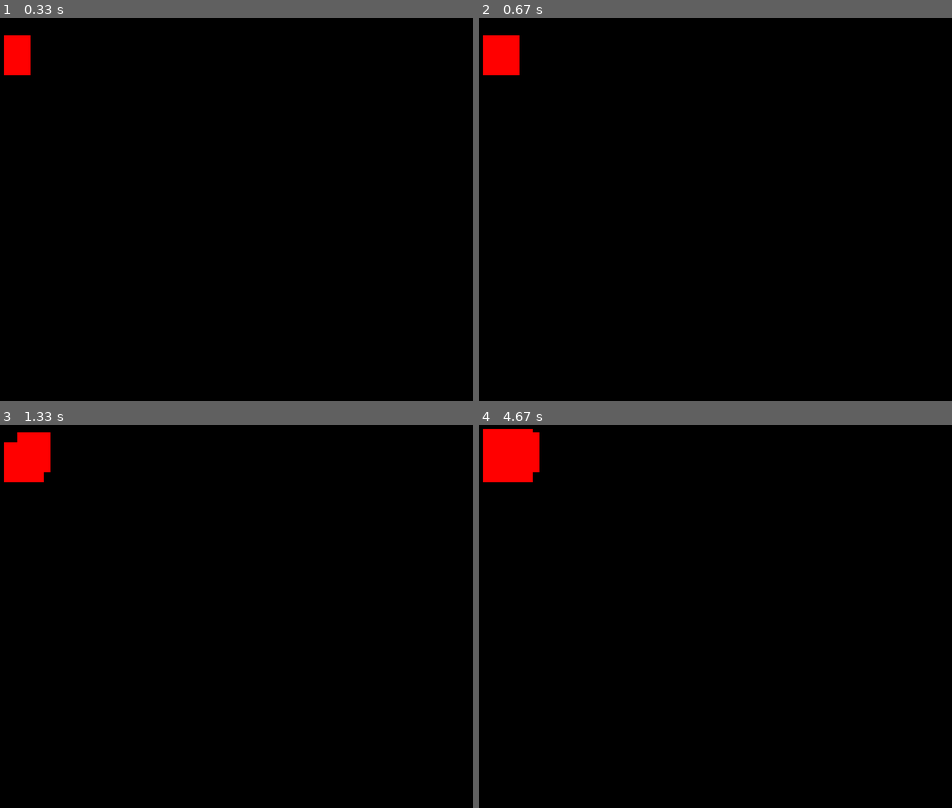
Above: before the commit, frames 1-4 (two rows, left to right).
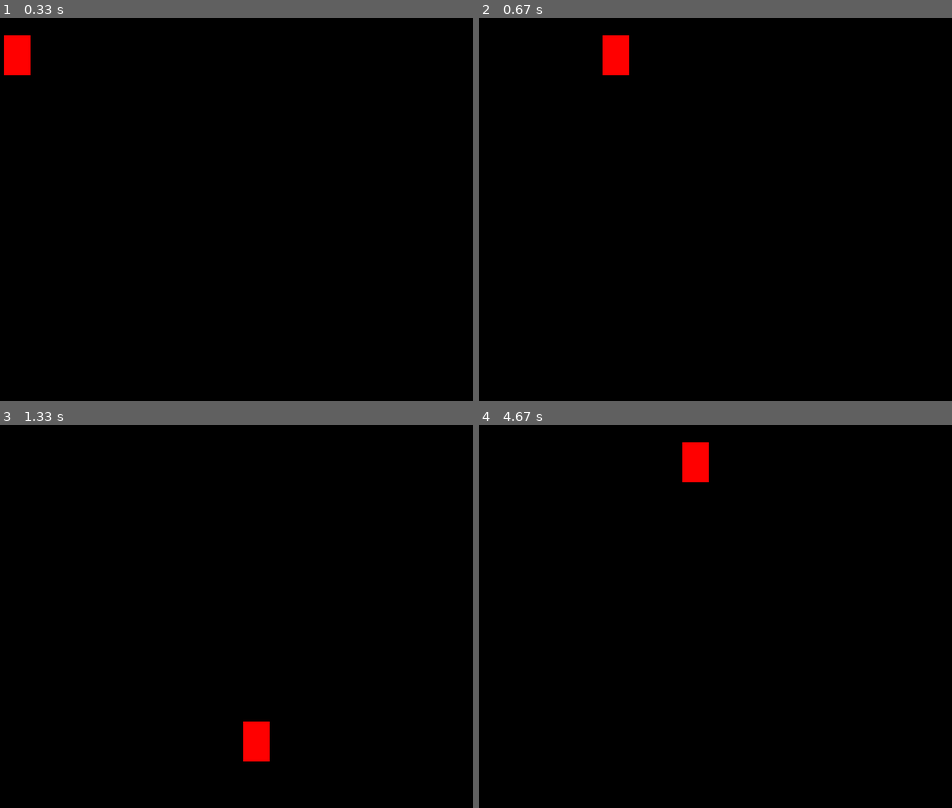
Above: after the commit, the same moments.

Repository: wedrownix/Symulator_fizyczny
Game: pygame game, started from Nauka_Pygame.py
The game is run twice, just before and just after one commit, with the same random seed, the same clock (stepped at 60 frames per second) and the same inputs.
Inputs:
- Up to frame 1 (0.33 s): no input
- Up to frame 2 (0.67 s): hold Right from 0.33 s (still down)
- Up to frame 3 (1.33 s): release Right at 0.8 s; hold Up 0.83-1.13 s; hold Right from 1.17 s (still down)
- Up to frame 4 (4.67 s): release Right at 1.63 s; hold Left 1.67-2.2 s; hold Down 2.23-2.53 s; hold Left 2.57-2.97 s; hold Up 3-3.37 s; hold Right 3.4-4.03 s; hold Down 4.07-4.43 s; hold Left from 4.47 s (still down)

Frame 1 is identical in both runs. In frame 2, 1.4% of the frame differs, in the area x 0-32%, y 4-15%; in frame 3, 1.8%; in frame 4, 2.2%, in the area x 0-49%, y 1-15%.

Commit message:
Umożliwiłem teleportację przez granice ekranu

Diff:
--- a/Nauka_Pygame.py
+++ b/Nauka_Pygame.py
@@ -4,7 +4,9 @@
 pygame.init()
 
 #TWORZENIE OKNA, nasz win
-win = pygame.display.set_mode((800,600))
+screen_width = 800
+screen_height = 600
+win = pygame.display.set_mode((screen_width,screen_height))
 
 pygame.display.set_caption("Nauka_Pygame")
 screen = pygame.display.set_mode((800,600))
@@ -15,7 +17,7 @@
 y = 50
 width = 40
 height = 60
-vel = 5
+vel = 60
 
 #MAIN LOOP
 
@@ -38,7 +40,16 @@
         y -= vel
     if keys[pygame.K_DOWN]:
         y += vel
-
+    #Pilnowanie granic ekranu
+    if x >= screen_width:
+        x -= screen_width
+    if y >= screen_height:
+        y -= screen_height
+    if x < 0:
+        x += screen_width
+    if y < 0:
+        y += screen_height
+    win.fill((0,0,0))
     #DODAWANIE prostokąta - kolory są RGB
     pygame.draw.rect(win, (255,0,0), (x, y, width, height))
     pygame.display.update()
